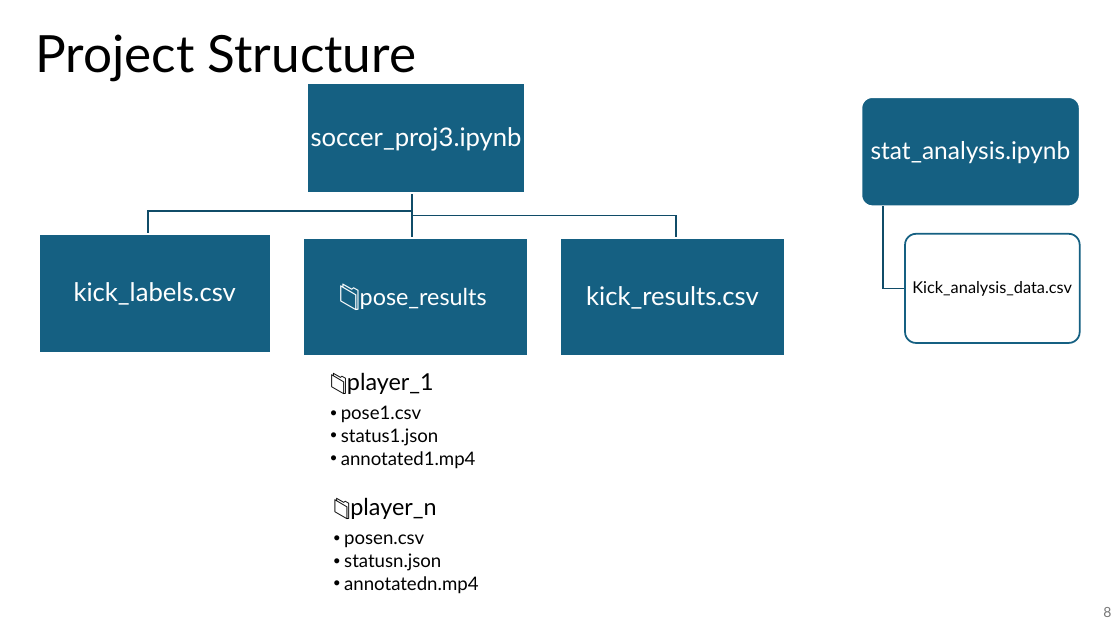
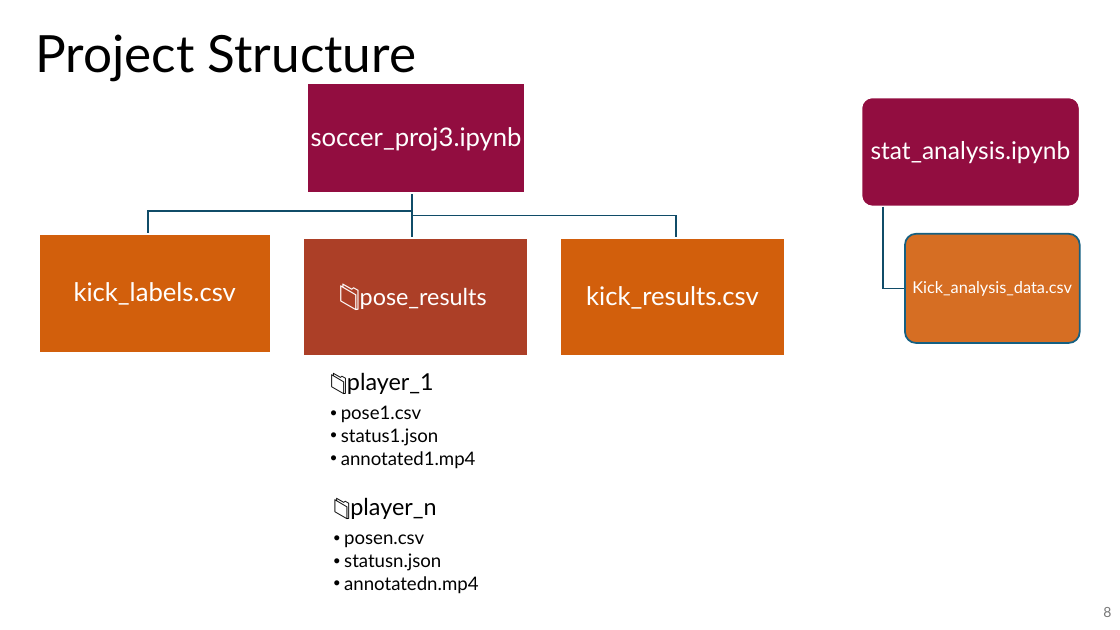
Before and after one commit to emmyregal/Soccer-Computer-Vision, a slide deck: slide 8 of Sport Presetation.pptx. Drawn at 1120x630 pixels with LibreOffice and Linux fonts; fonts in the diff are those of the drawing. Boxes give left, top, right and bottom in pixels: in the first picture for what was removed or moved away, otherwise in the second. Text is boxed around its words. In the diff, an @@ line names an element or a change of style, - is before the commit and + after.

```diff
--- a/Sport Presetation.pptx
+++ b/Sport Presetation.pptx
@@ freeform shape "soccer_proj3.ipynb" at [307, 84, 525, 193]: fill #156082 to #920D40 @@
@@ freeform shape added at [861, 97, 1080, 207], fill #920D40, outline #FFFFFF 1.5 pt, 21 pt, text #FFFFFF @@
+stat_analysis.ipynb
@@ freeform shape "kick_labels.csv" at [39, 234, 271, 352]: fill #156082 to #D25F0C @@
@@ freeform shape "kick_speeds.csv" at [302, 239, 528, 356]: fill #156082 to #AC3F27 @@
@@ freeform shape "kick_results.csv" at [560, 239, 786, 356]: fill #156082 to #D25F0C @@
@@ freeform shape added at [905, 234, 1080, 343], fill #D25F0C at 90% opacity, outline #156082 1.5 pt, 14 pt, text #FFFFFF @@
+Kick_analysis_data.csv
@@ freeform shape "📁pose_results" at [312, 241, 515, 351]: fill #156082 to #AC3F27 @@
@@ group removed at [861, 97, 1080, 343]: 2 rounded rectangles, 2 texts @@
-stat_analysis.ipynb
-Kick_analysis_data.csv
```
Also in this commit, not shown: 8 other slides changed, 6 slides added, 6 slides removed.
